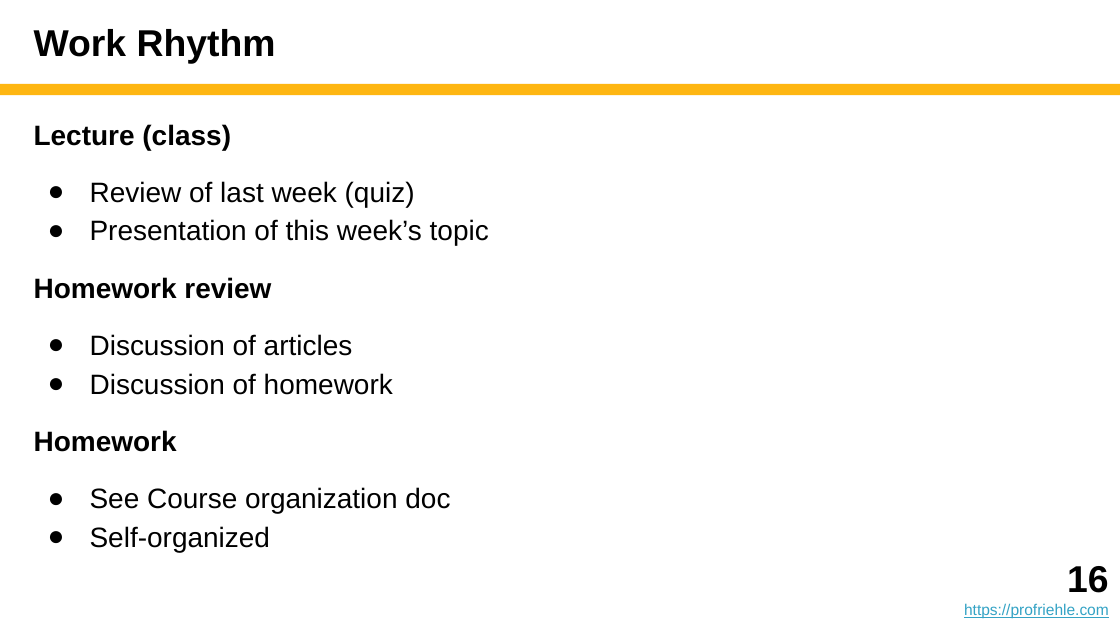
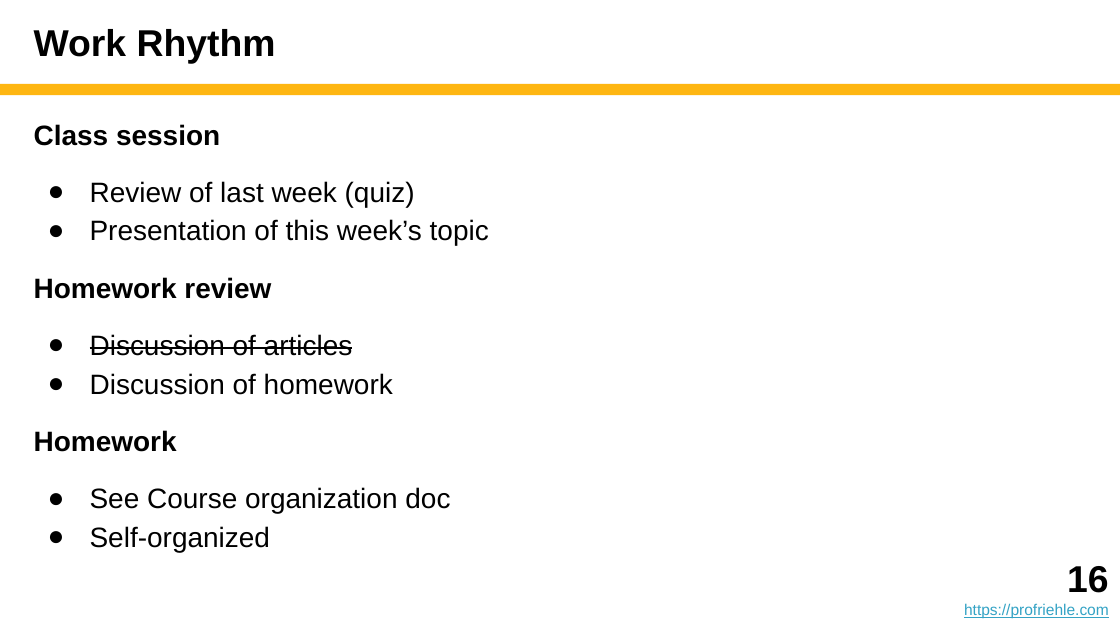
Before and after one commit to dirkriehle/adap-course, a slide deck: slide 16 of Lecture slides/ADAP A01 - Introduction.pptx. Drawn at 1120x630 pixels with LibreOffice and Linux fonts; fonts in the diff are those of the drawing. Boxes give left, top, right and bottom in pixels: in the first picture for what was removed or moved away, otherwise in the second. Text is boxed around its words. In the diff, an @@ line names an element or a change of style, - is before the commit and + after.

```diff
--- a/Lecture slides/ADAP A01 - Introduction.pptx
+++ b/Lecture slides/ADAP A01 - Introduction.pptx
@@ text at (x1=34, y1=124, x2=220, y2=146): text changed @@
-Lecture (class)
+Class session
@@ text at (x1=90, y1=334, x2=353, y2=356): strikethrough on in "Discussion of articles" @@
```
Also in this commit, not shown: 3 other slides changed, 5 other files.
